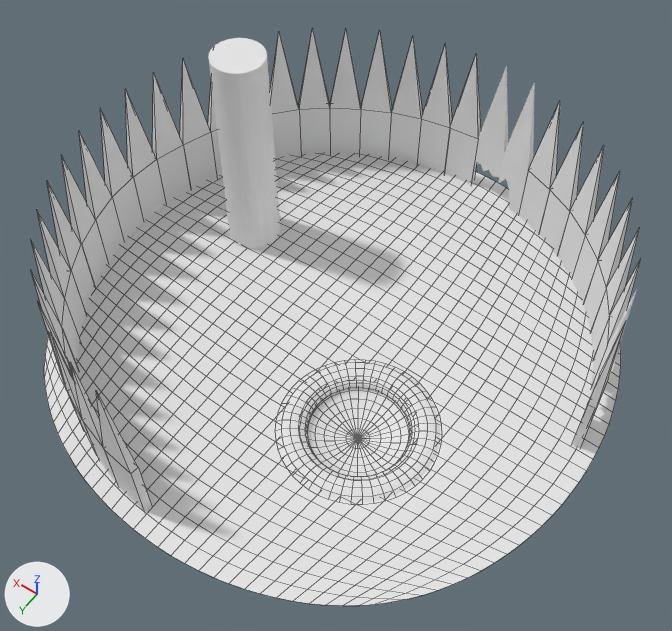
An edit to the Blender file Assets/Models/CENARIO_V2.blend, drawn before and after from the same camera.
Camera for both pictures: a 50 mm camera at (-12.5, 17.3, 28.0) aimed at (-0.9, 1.1, 2.5). Every picture has the same lights, and +X, +Y and +Z are marked at lower left. Mesh edges are drawn as thin lines on the coarser meshes.

The older version as bpy lines, for what is in view:
```python
me_cubo_008 = bpy.data.meshes.new('Cubo.008')
me_cubo_008.from_pydata(...)  # 12 vertices, 10 faces; spans x -1.0..-0.57, y -1.0..1.0, z -2.94..1.0
me_cubo_008.materials.append(mat_materiais_001)  # its picture is missing
me_cubo_017 = bpy.data.meshes.new('Cubo.017')
me_cubo_017.from_pydata(...)  # 12 vertices, 10 faces; spans x -1.0..-0.57, y -1.0..1.0, z -2.94..1.0
me_cubo_017.materials.append(mat_materiais_001)  # its picture is missing
me_plano_003 = bpy.data.meshes.new('Plano.003')
me_plano_003.from_pydata(...)  # 1948 vertices, 1836 faces; spans x -0.92..0.92, y -0.92..0.92, z -0.09..0.01
me_plano_003.materials.append(mat_materiais_002)  # its picture is missing
ob_cubo_008 = bpy.data.objects.new('Cubo.008', me_cubo_008)
ob_cubo_008.location = (8.03, 4.22, 0.6)
ob_cubo_008.rotation_euler = (0.0, 0.0, 0.502)  # degrees (0, 0, 29)
ob_cubo_008.scale = (-0.713, -0.646, -1.96)
ob_cubo_017 = bpy.data.objects.new('Cubo.017', me_cubo_017)
ob_cubo_017.location = (6.86, -6.17, 0.6)
ob_cubo_017.rotation_euler = (0.0, 0.0, -0.686)  # degrees (0, 0, -39)
ob_cubo_017.scale = (-0.713, -0.646, -1.96)
ob_plano = bpy.data.objects.new('Plano', me_plano_003)
ob_plano.location = (-0.01, -0.01, 0.03)
ob_plano.scale = (11.4, 11.4, 11.4)
# also in view: 'Cubo.024' at (-0.9, -9.8, 3.7); 'Cubo.030' at (-7.7, -6.1, 2.5); 'Cubo.021' at (2.9, -9.3, 2.5); 'Cubo.023' at (0.4, -9.8, 2.5); 'Cubo.002' at (2.6, 9.3, 2.5)
```
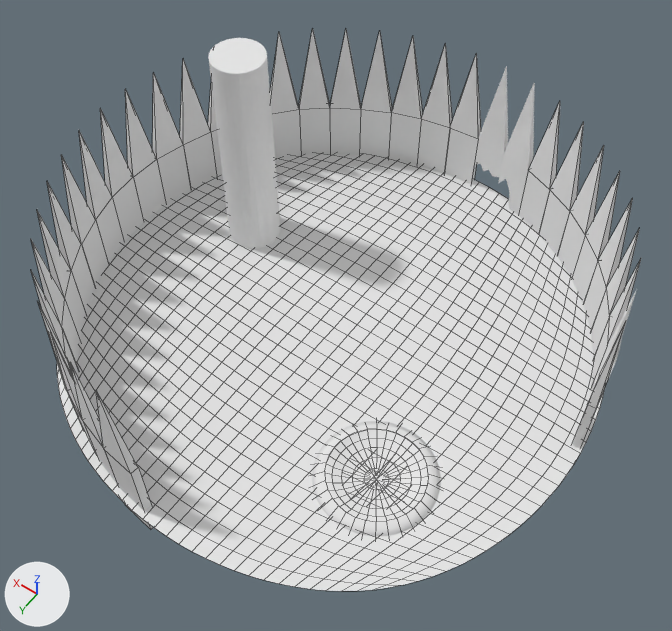
Diff of the bpy script that builds the scene:
```diff
--- a/Assets/Models/CENARIO_V2.blend.py
+++ b/Assets/Models/CENARIO_V2.blend.py
@@ me_plano_003 @@
 # used by ob_plano; location = (-0.01, -0.01, 0.03); scale = (11.4, 11.4, 11.4)
-me_plano_003.from_pydata(...)  # 1948 vertices, 1836 faces; spans x -0.92..0.92, y -0.92..0.92, z -0.09..0.01
+me_plano_003.from_pydata(...)  # 1328 vertices, 1230 faces; spans x -0.92..0.92, y -0.92..0.92, z -0.01..0.03
+# me_plano_003 part 1: 7 vertices moved within x -0.49..-0.16, y 0.3..0.46, z 0.0..0.01; 877 vertices removed from x -0.55..-0.02, y 0.01..0.53, z -0.09..0.01; 257 vertices added at x -0.66..-0.17, y 0.11..0.61, z -0.01..0.03
+# me_plano_003 part 2: 974 kept faces spanning x -0.92..0.92, y -0.92..0.92, z 0.0 are now shaded smooth
 me_plano_003.materials.append(mat_materiais_002)
@@ ob_plano @@
 ob_plano = bpy.data.objects.new('Plano', me_plano_003)
-ob_plano.location = (-0.01, -0.01, 0.03)
-ob_plano.scale = (11.4, 11.4, 11.4)
+ob_plano.location = (0.0, 0.0, 0.03)
+ob_plano.scale = (10.9, 10.9, 10.9)
```

Pixel boxes (x1, y1, x2, y2) of what changed, in the pictures (672 x 631 px):
'Plano', reshaped, moved, rescaled: before (44, 153, 621, 606); after (57, 153, 604, 591)
part 1 of me_plano_003, cut back: before (276, 361, 440, 504); after (278, 362, 441, 537)
part 2 of me_plano_003, shading changed: (57, 153, 604, 591) in both
